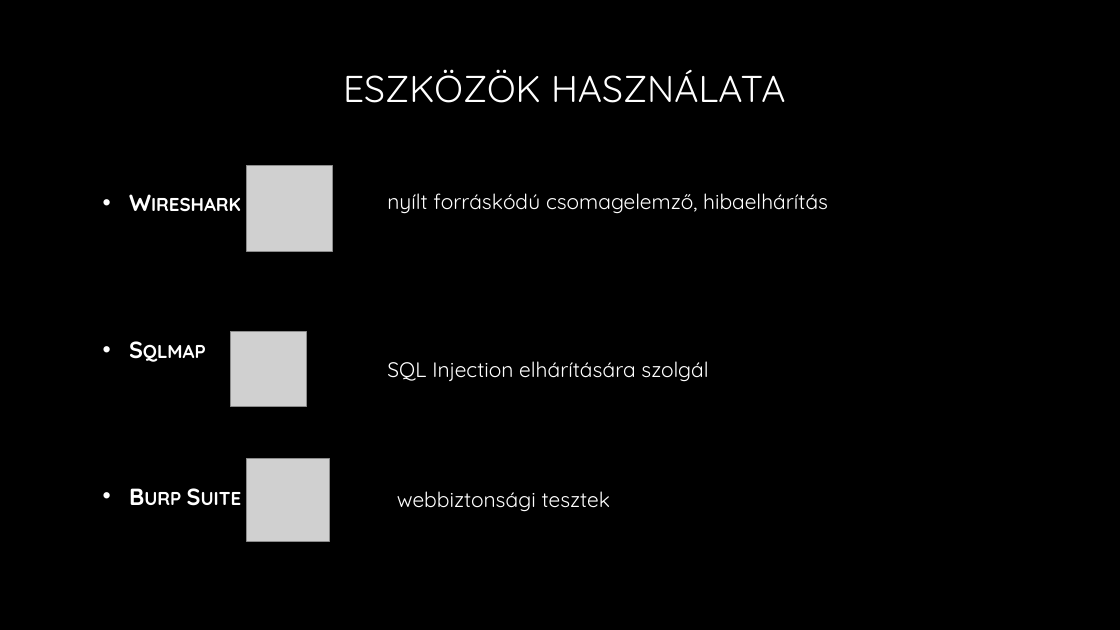
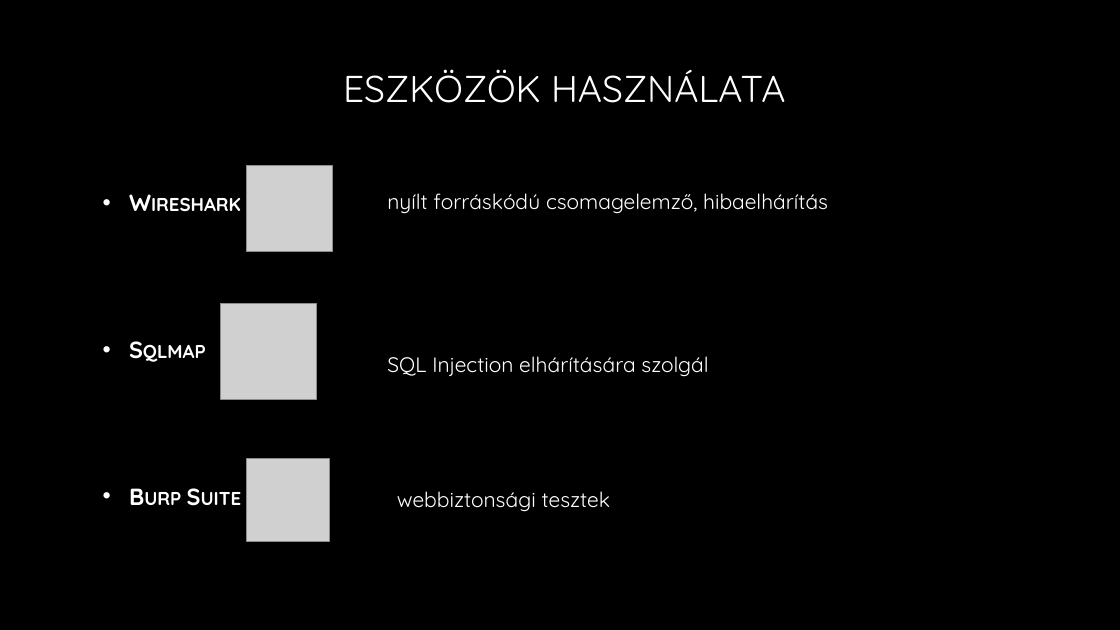
Before and after one commit to docziadrian/prezentacio, a slide deck: slide 3 of Etikus hackelés.pptx. Drawn at 1120x630 pixels with LibreOffice and Linux fonts; fonts in the diff are those of the drawing; grey boxes stand for pictures; background and template pictures are left out. Boxes give left, top, right and bottom in pixels: in the first picture for what was removed or moved away, otherwise in the second. Text is boxed around its words. In the diff, an @@ line names an element or a change of style, - is before the commit and + after.

Commit message:
SQL Injection

```diff
--- a/Etikus hackelés.pptx
+++ b/Etikus hackelés.pptx
@@ picture resized from (x1=230, y1=331, x2=306, y2=407) to (x1=221, y1=303, x2=317, y2=399) @@
@@ text "SQL Injection elhárítására szolgál" moved from (x1=387, y1=361, x2=708, y2=382) to (x1=387, y1=356, x2=708, y2=377) @@
```
Also in this commit, not shown: 1 slide added.
